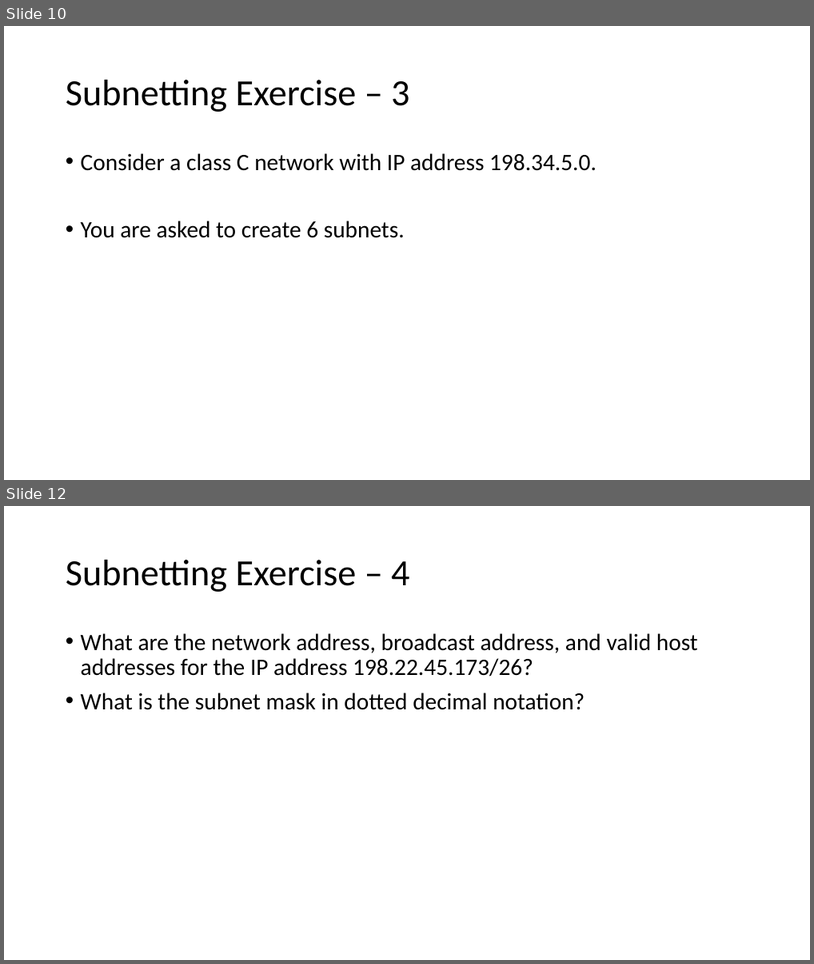
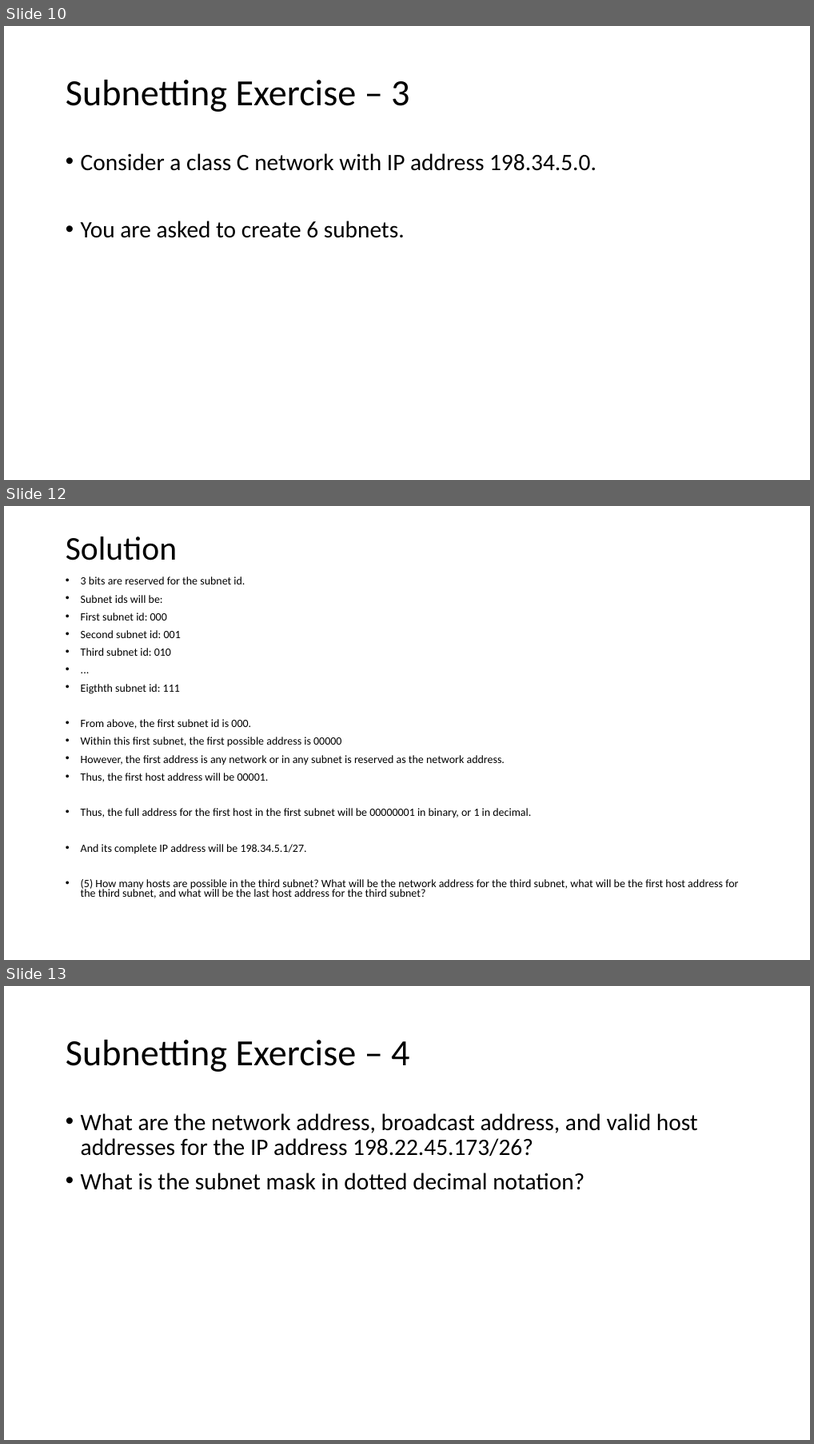
Before and after one commit to pranayshahare26/Cloud_Computing, a slide deck: Subnetting-2.pptx. Shown one above the other, each under a label of ours: slides 10 and 12 before the commit, slides 10, 12 and 13 after it; the slides between them are not shown. The pictures are 814x964 and 814x1444 pixels, drawn with LibreOffice and Linux fonts; fonts in the diff are those of the drawing. Boxes give left, top, right and bottom in pixels: in the first picture for what was removed or moved away, otherwise in the second. Text is boxed around its words. In the diff, an @@ line names an element or a change of style, - is before the commit and + after.

```diff
--- a/Subnetting-2.pptx
+++ b/Subnetting-2.pptx
@@ slide 12 added at [4,506,810,960], background #FFFFFF @@
@@ title added at [66,536,177,560], 39.6 pt, text #000000 @@
+Solution
@@ text added at [81,576,738,898], 13.3 pt, text #000000 @@
+• 3 bits are reserved for the subnet id.
+• Subnet ids will be:
+• First subnet id: 000
+• Second subnet id: 001
+• Third subnet id: 010
+• ...
+• Eigthth subnet id: 111
+• From above, the first subnet id is 000.
+• Within this first subnet, the first possible address is 00000
+• However, the first address is any network or in any subnet is reserved as the network address.
+• Thus, the first host address will be 00001.
+• Thus, the full address for the first host in the first subnet will be 00000001 in binary, or 1 in decimal.
+• And its complete IP address will be 198.34.5.1/27.
+• (5) How many hosts are possible in the third subnet? What will be the network address for the third subnet, what will be the first host address for the third subnet, and what will be the last host address for the third subnet?
@@ what was slide 12 is now slide 13 @@
```
Also in this commit, not shown: 3 slides changed, 7 other files.
